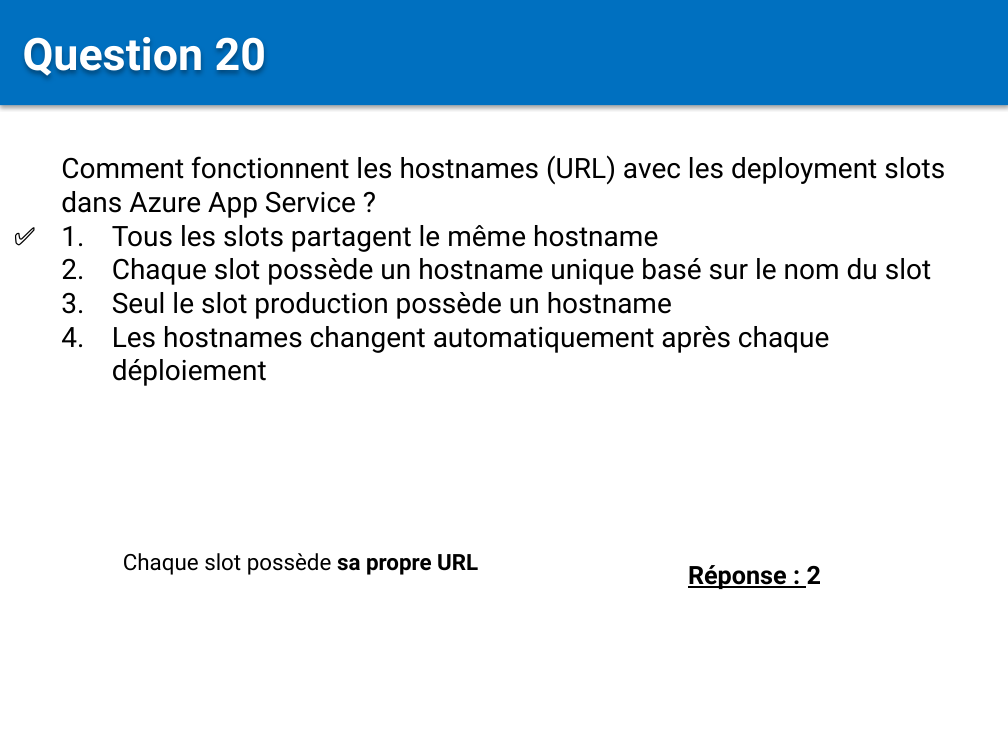
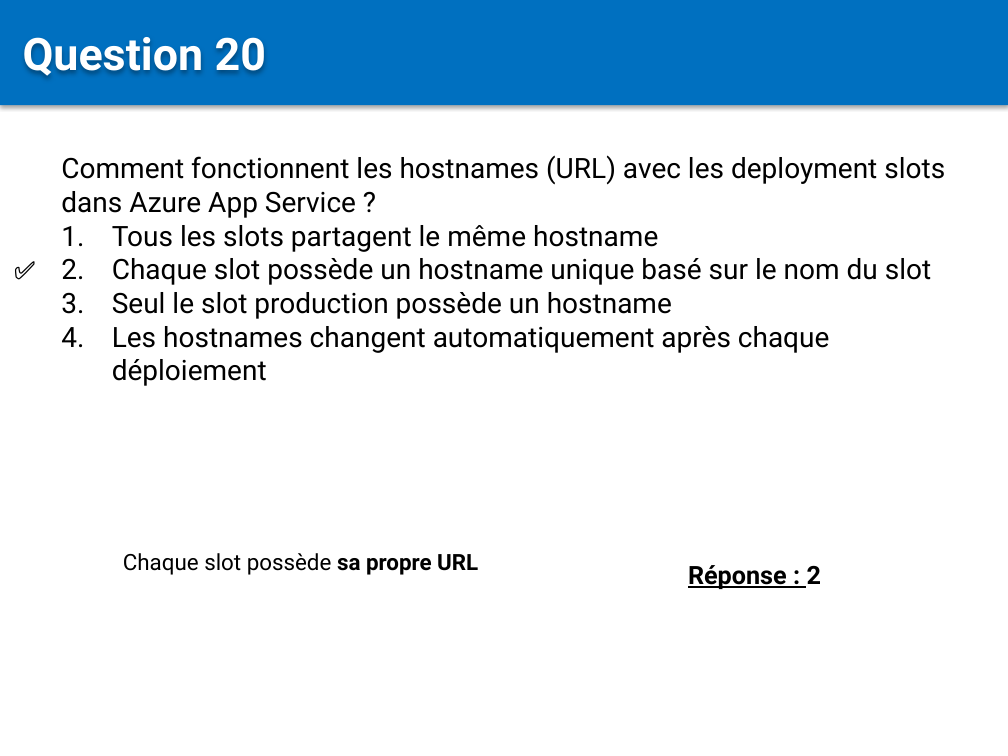
Before and after one commit to Sybaris-Classroom/az-204, a slide deck: slide 93 of Quiz/Quiz.pptx. Drawn at 1008x756 pixels with LibreOffice and Linux fonts; fonts in the diff are those of the drawing. Boxes give left, top, right and bottom in pixels: in the first picture for what was removed or moved away, otherwise in the second. Text is boxed around its words. In the diff, an @@ line names an element or a change of style, - is before the commit and + after.

```diff
--- a/Quiz/Quiz.pptx
+++ b/Quiz/Quiz.pptx
@@ text "✅": place and size @@
-text "✅" at box(4, 216, 66, 256)
+text "✅" at box(4, 249, 66, 289)
```
Also in this commit, not shown: 1 other slide changed.
